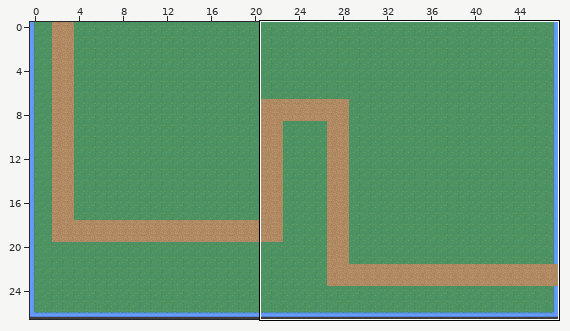
Tiled map (JSON), stored at src/assets/maps/grassland.json. The first picture is a wide view before the edit; the outline marks the close-up.
Close-up. Earlier state:
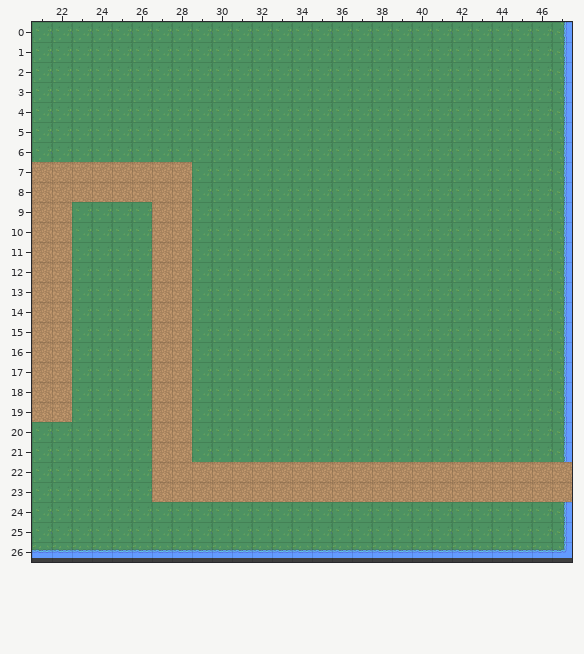
Cells are 40x40 px. Shown: x 21..47, y 0..26. The commit also changed other parts of the map, which this record leaves out.
Now the later version:
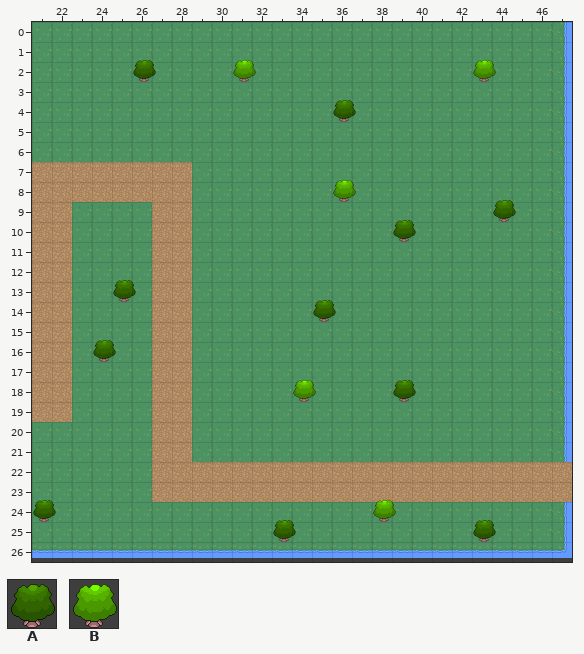
Key: from "Tree_21_24": A 0; from "Tree_21_25": B 0.
_ is an empty cell.
Tiles of an added or newly shown layer are drawn over the layers below it.
The edit:
Layer "scenery" (added):
y 2: x 26 _ -> A; x 31 _ -> B; x 43 _ -> B
y 4: x 36 _ -> A
y 8: x 36 _ -> B
y 9: x 44 _ -> A
y 10: x 39 _ -> A
y 13: x 25 _ -> A
y 14: x 35 _ -> A
y 16: x 24 _ -> A
y 18: x 34 _ -> B; x 39 _ -> A
y 24: x 21 _ -> A; x 38 _ -> B
y 25: x 33 _ -> A; x 43 _ -> A
